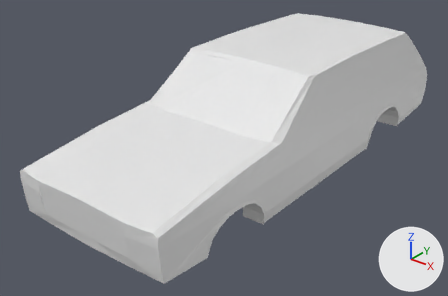
A saved change to the Blender file mods/86forddelrey_base.blend.
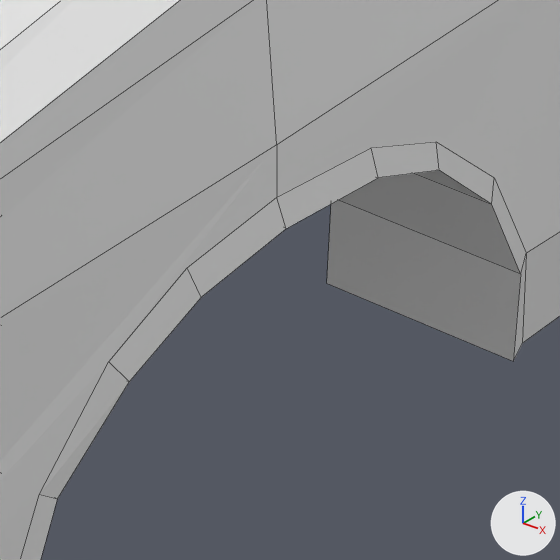
Each version is shown whole from a camera (50 mm lens) standing at (11.21, -15.71, 9.78) and looking at (-0.57, -0.98, 0.65), then close up on the part from 46% to 60% of the width and 62% to 83% of the height. The lights are fixed; the arrows at lower right show +X, +Y and +Z. The close-ups show mesh edges as thin lines.

The first close-up shows 'body'.
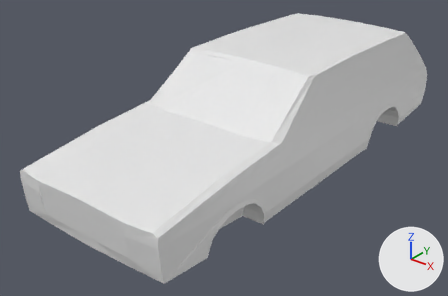
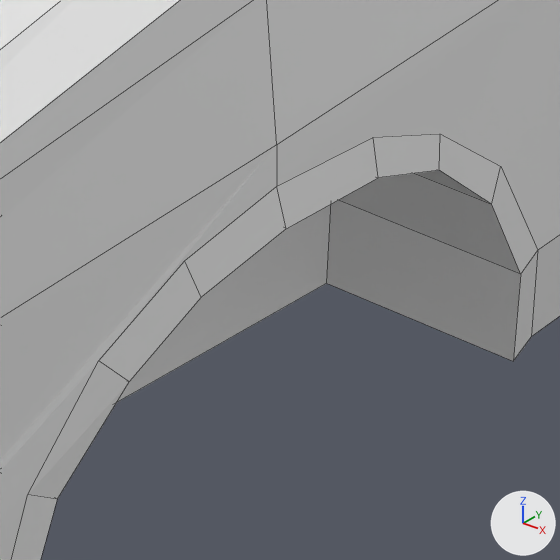
What differs and where, as boxes (x1, y1, x2, y2) in the close-ups (560 x 560 px):
```json
{"part": 1, "of": "me_circle_002", "change": "built on", "before": [277, 0, 560, 361], "after": [117, 0, 560, 402]}
```

Scene script edits in JSON lines:
```json
{"block": "me_circle_002", "where": "me_circle_002.from_pydata(...)  # 182 vertices, 143 faces; spans x 0.0..2.7, y -7.5..8.1, z 0.0..3.8"}
{"block": "me_circle_002", "where": "# used by ob_body; location = (0.0, 0.0, 0.0)"}
{"block": "me_circle_002", "where": "# verts and faces of me_circle_002; kept vertices keep their numbers, new ones are numbered from 182"}
{"block": "me_circle_002", "where": "# before: 3 (2.7, 5.6, 0.1), 13 (2.7, 3.1, 0.0), 14 (2.6, -6.2, 0.3), 16 (2.6, 6.7, 0.2), 22 (2.7, 7.8, 0.3)"}
{"block": "me_circle_002", "where": "# before: 28 (2.6, -2.7, 0.1), 36 (2.6, 2.3, 0.0), 75 (0.0, -6.3, 0.3), 78 (1.6, -6.2, 0.3), 110 (2.6, 7.8, 0.3)"}
{"block": "me_circle_002", "where": "# before: 119 (0.0, 7.8, 0.3), 125 (1.9, -3.2, 0.1) at pixel (326, 283), 126 (2.0, -3.3, 0.4), 127 (2.0, -3.5, 0.8), 128 (2.0, -3.8, 1.0)"}
{"block": "me_circle_002", "where": "# before: 129 (2.0, -4.1, 1.2), 130 (2.0, -4.5, 1.2), 131 (2.0, -4.9, 1.2), 132 (2.0, -5.3, 1.0), 133 (2.0, -5.5, 0.8)"}
{"block": "me_circle_002", "where": "# before: 134 (2.0, -5.8, 0.3), 135 (1.8, 5.6, 0.1), 145 (1.8, 3.1, 0.0), 146 (2.7, -3.2, 0.1) at pixel (513, 361), 152 (2.7, -5.8, 0.3)"}
{"block": "me_circle_002", "where": "# before: 161 (2.7, -3.2, 0.5) at pixel (526, 253), 162 (2.6, -3.1, 0.1) at pixel (522, 343), 163 (2.6, 3.0, 0.0), 164 (2.7, 3.1, 0.4), 173 (2.6, 5.7, 0.1)"}
{"block": "me_circle_002", "change": "me_circle_002 part 1"}
{"op": "add", "block": "me_circle_002", "code": "verts[161] = (2.7, -3.2, 0.4)  # moved, pixel (537, 250)"}
{"op": "add", "block": "me_circle_002", "code": "verts[163] = (2.6, 2.9, 0.0)  # moved"}
{"op": "add", "block": "me_circle_002", "code": "verts[164] = (2.7, 3.0, 0.4)  # moved"}
{"op": "add", "block": "me_circle_002", "code": "faces += [(3, 135, 145, 13, 163, 36, 28, 162, 146, 125, 134, 152, 14, 78, 75, 119, 110, 22, 16, 173), (125, 126, 127, 128, 129, 130, 131, 132, 133, 134)]"}
```
